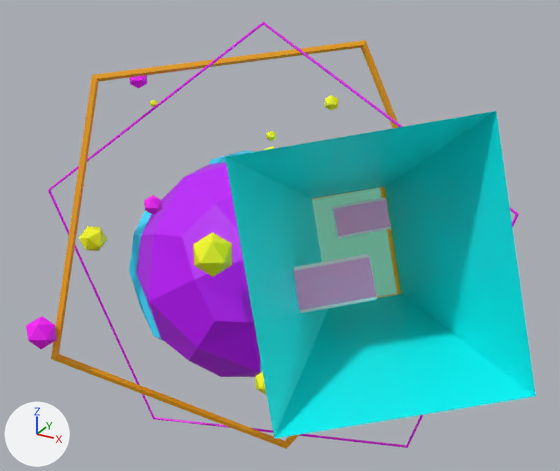
What one commit did to the FBX model static/models/fbx/planet_AR.fbx.
Rendered twice from a 50 mm camera at (0.244, -0.419, 0.228) aimed at (0.035, -0.04, 0.039). Every picture has the same lights, and +X, +Y and +Z are marked at lower left. Where no turn or scale is listed for an object, it has been applied to the vertices.

The scene before the commit, as lines of its bpy script (objects in view):
```python
me_mesh_008 = bpy.data.meshes.new('Mesh.008')
me_mesh_008.from_pydata([(0.165, -0.115, 0.067), (0.131, -0.137, 0.06), (0.147, -0.104, 0.125), (0.113, -0.125, 0.118), (0.223, -0.178, 0.196), (0.126, -0.236, 0.177), (0.259, -0.2, 0.08), (0.162, -0.259, 0.061)], [], [(0, 1, 3, 2), (2, 3, 5, 4), (6, 7, 1, 0), (1, 7, 5, 3), (6, 0, 2, 4)])
me_mesh_008.materials.append(mat_lambert8)  # cyan #00fdff
me_mesh_014 = bpy.data.meshes.new('Mesh.014')
me_mesh_014.from_pydata(...)  # 25 vertices, 25 faces; spans x -0.089..0.106, y -0.113..0.104, z -0.149..0.126
me_mesh_014.materials.append(mat_anillo_2)  # orange #ffaa00
me_mesh_017 = bpy.data.meshes.new('Mesh.017')
me_mesh_017.from_pydata(...)  # an icosphere of 20 faces spanning x -0.0092..0.0092, y -0.0103..0.0103, z -0.0088..0.0088
me_mesh_017.materials.append(mat_color_star_2)  # pink #ff00ff
ob_anillo_3 = bpy.data.objects.new('anillo_3', me_mesh_014)
ob_anillo_3.location = (0.0034, -0.0106, 0.0144)
ob_pcube9 = bpy.data.objects.new('pCube9', me_mesh_008)
ob_pcube9.location = (-0.0526, 0.0789, -0.0495)
ob_pplatonic5 = bpy.data.objects.new('pPlatonic5', me_mesh_017)
ob_pplatonic5.location = (-0.0868, -0.1249, -0.0203)
# also in view: 'pPlatonic12' at (0.028, -0.103, 0.05); 'pPlatonic1' at (0.001, -0.018, 0.001); 'pCube5' at (0.085, -0.044, 0.044); 'anillo_4' at (0.015, -0.018, 0.015); 'pCube10' at (0.099, -0.098, 0.048)
```
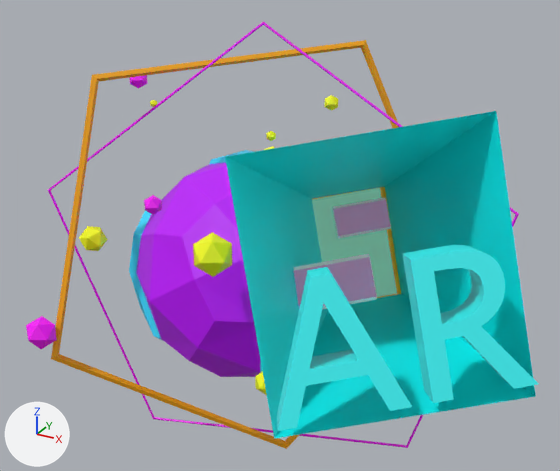
Boxes (x1, y1, x2, y2) around the edits, measured in the pictures (560 x 471 px):
'AR', added (cyan)
    after: (277, 245, 539, 431)

The edits, one by one:
Material 'detalles' (mat_detalles) is new.
Its base color is (0.0, 0.983, 1.0) (cyan #00fdff).
Its emission color is (0.0325, 0.0325, 0.0325) (black #333333).
Its emission strength is 1.0.
Mesh me_mesh_018_1 is new.
It has 250 vertices, 300 faces and spans x -0.04..0.0574, y -0.0417..0.0354, z -0.0392..0.0356.
It uses material mat_detalles (cyan #00fdff).
Object 'AR' (ob_ar) is new; it shows me_mesh_018_1.
Its location is (0.1512, -0.1539, 0.0637).
